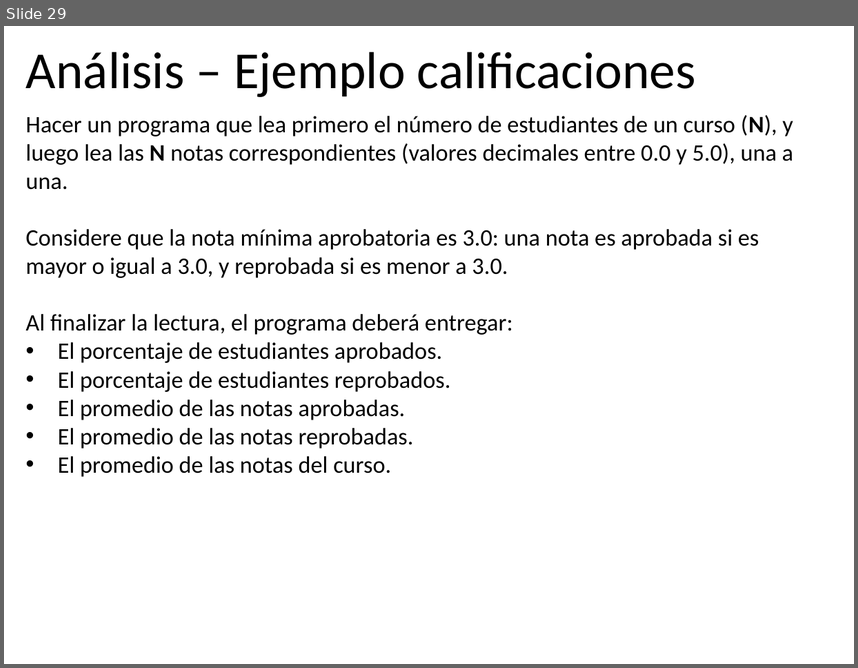
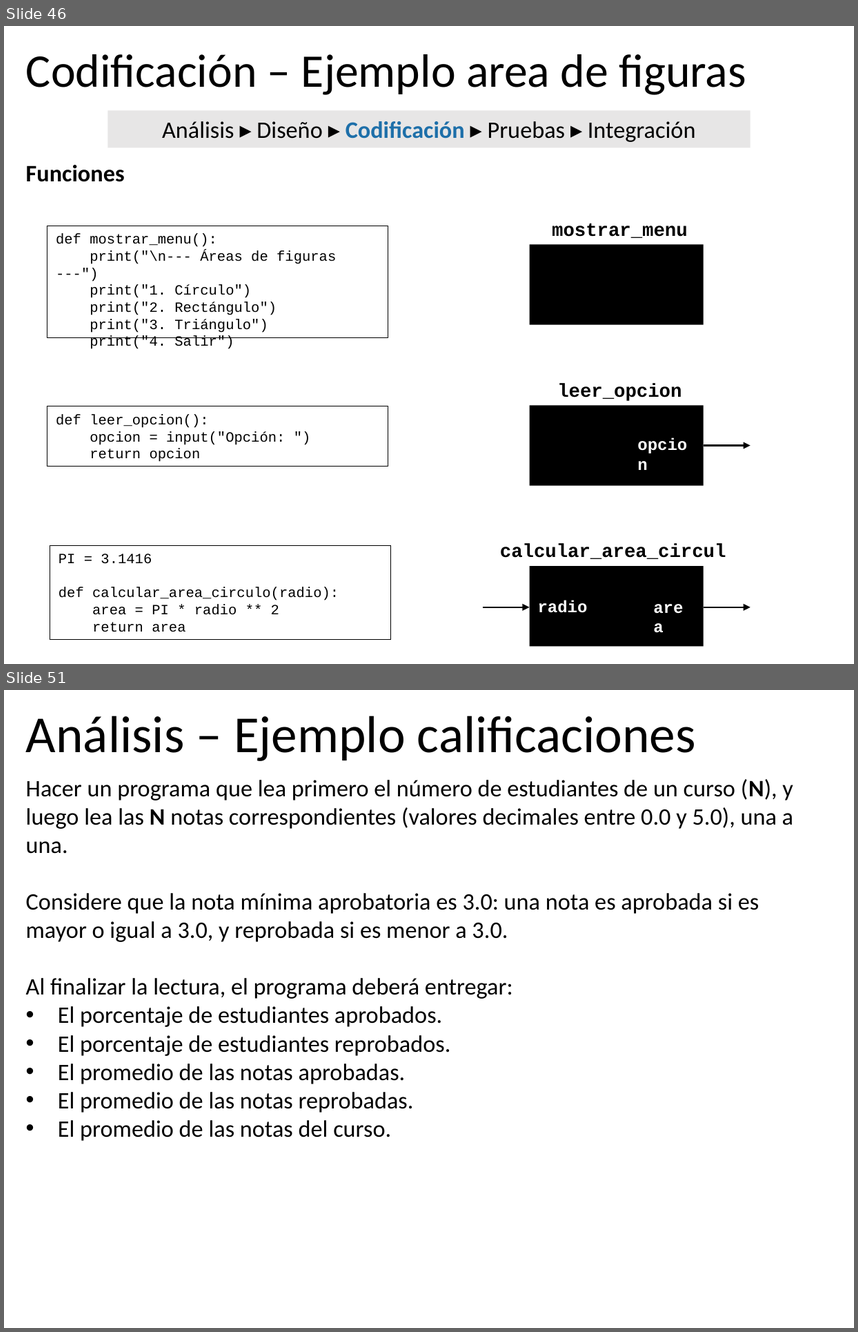
Before and after one commit to algoritmos-UdeA/logica1-20262, a slide deck: clases/9/teoria/clase-09.pptx. Shown one above the other, each under a label of ours: slide 29 before the commit, slides 46 and 51 after it; the slides between them are not shown. The pictures are 858x668 and 858x1332 pixels, drawn with LibreOffice and Linux fonts; fonts in the diff are those of the drawing. Boxes give left, top, right and bottom in pixels: in the first picture for what was removed or moved away, otherwise in the second. Text is boxed around its words. In the diff, an @@ line names an element or a change of style, - is before the commit and + after.

```diff
--- a/clases/9/teoria/clase-09.pptx
+++ b/clases/9/teoria/clase-09.pptx
@@ slide 46 added at [4, 26, 854, 664], background #FFFFFF @@
@@ title added at [26, 54, 746, 95], 39.6 pt, text #000000 @@
+Codificación – Ejemplo area de figuras
@@ rectangle added at [107, 110, 751, 147], fill #E7E6E6, 20 pt, text #000000 @@
+Análisis ▸ Diseño ▸ Codificación ▸ Pruebas ▸ Integración
@@ text added at [26, 165, 125, 182], 20 pt, text #000000, bold @@
+Funciones
@@ rectangle added at [47, 226, 388, 337], outline #000000 0.75 pt, 12 pt, text #000000 @@
+def mostrar_menu():
+print("\n--- Áreas de figuras ---")
+print("1. Círculo")
+print("2. Rectángulo")
+print("3. Triángulo")
+print("4. Salir")
@@ text added at [552, 223, 688, 238], 16 pt, text #000000, bold @@
+mostrar_menu
@@ rectangle added at [529, 245, 704, 324], fill #000000 @@
@@ rectangle added at [47, 406, 388, 466], outline #000000 0.75 pt, 12 pt, text #000000 @@
+def leer_opcion():
+opcion = input("Opción: ")
+return opcion
@@ group added at [529, 383, 751, 485]: 2 texts, 1 rectangle, 1 arrow @@
+leer_opcion
+opcion
@@ rectangle added at [50, 545, 390, 639], outline #000000 0.75 pt, 12 pt, text #000000 @@
+PI = 3.1416
+def calcular_area_circulo(radio):
+area = PI * radio ** 2
+return area
@@ group added at [483, 543, 751, 646]: 3 texts, 2 arrows, 1 rectangle @@
+calcular_area_circulo
+radio
+area
@@ what was slide 29 is now slide 51 @@
```
Also in this commit, not shown: 3 slides changed, 21 other slides added, 23 other files.
